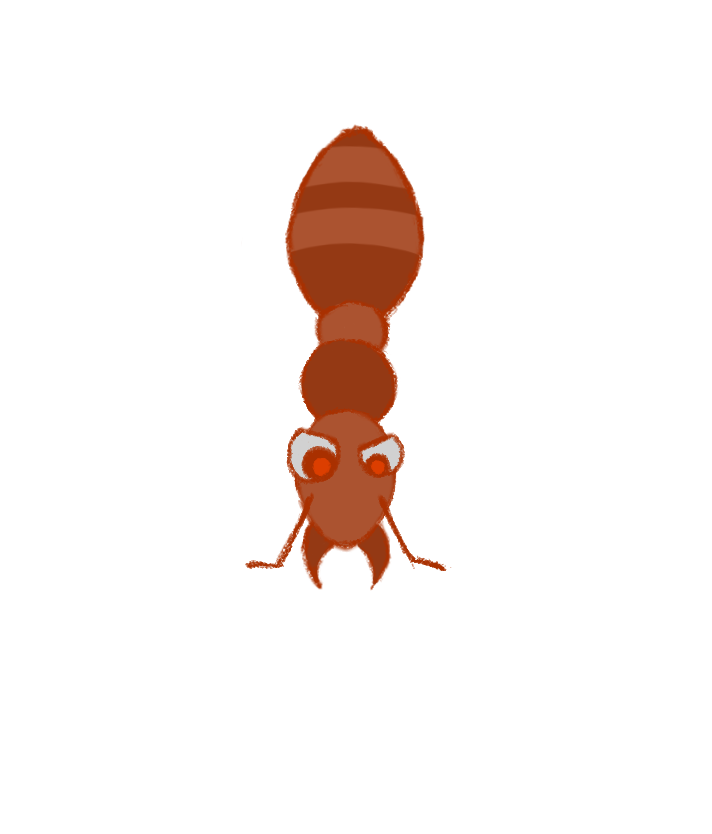
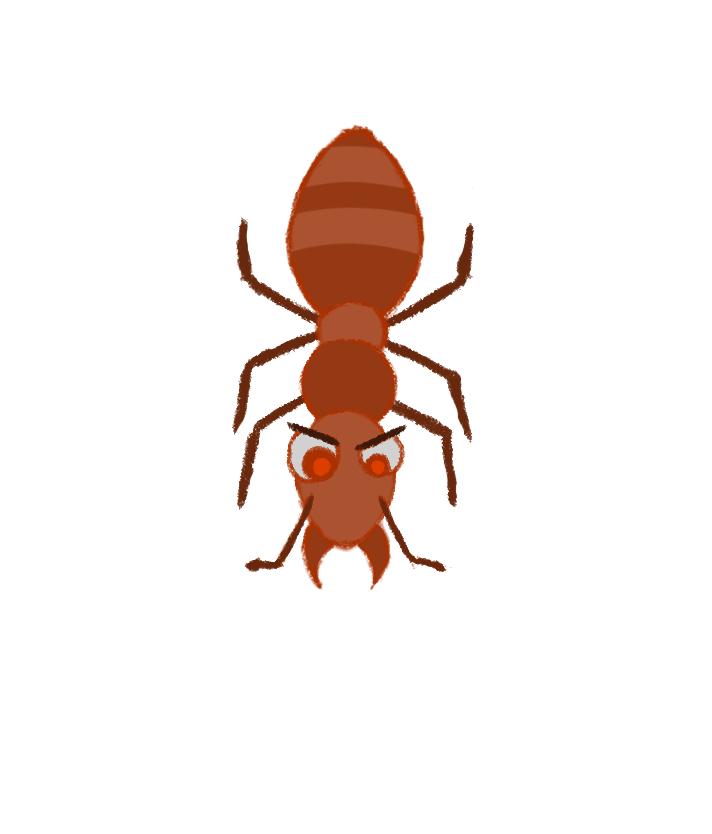
Comparing the layer stacks of the two 712 × 834 images. Changes:
added layer "Layer 14" above "Group 1" over (244, 495, 445, 572)
added group "Group 1" with 7 layers above "Layer 13" over (236, 217, 452, 572)
added layer "Layer 12" in group "Group 1" over (286, 421, 407, 451)
moved "Layer 7" into group "Group 1" over (288, 426, 405, 451)
moved "Layer 9" into group "Group 1" over (293, 431, 403, 451)
moved "Layer 6" into group "Group 1" over (245, 219, 452, 572)
moved "Layer 10" into group "Group 1" over (236, 217, 426, 547)
moved "Layer 11" into group "Group 1" over (288, 298, 422, 566)
added layer "Layer 13" above "Layer 2" over (232, 187, 474, 510)
